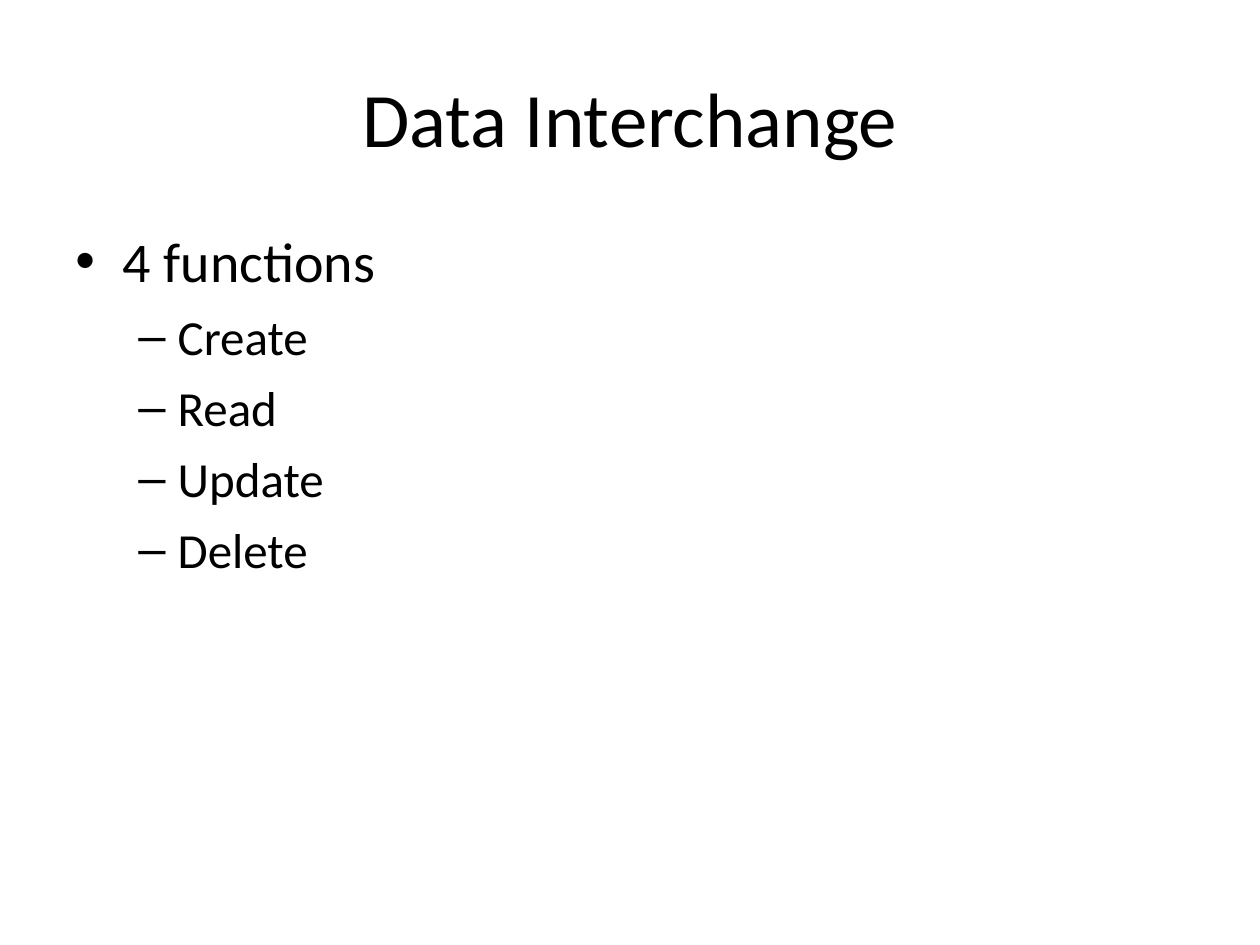
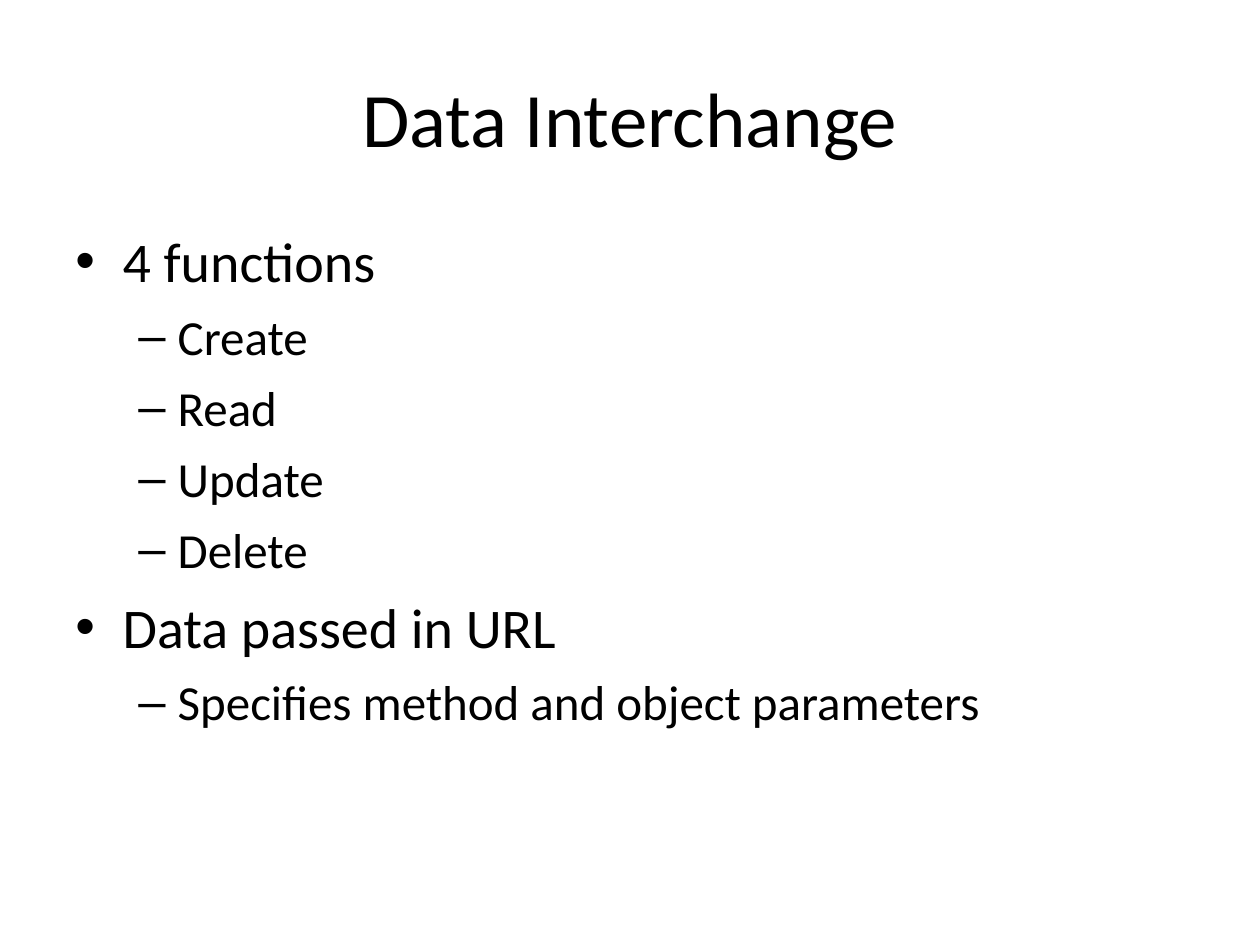
Before and after one commit to aajackson/Creepers, a slide deck: slide 7 of Documentation/MyFavs Presentation.ppt. Drawn at 1260x945 pixels with LibreOffice and Linux fonts; fonts in the diff are those of the drawing. Boxes give left, top, right and bottom in pixels: in the first picture for what was removed or moved away, otherwise in the second. Text is boxed around its words. In the diff, an @@ line names an element or a change of style, - is before the commit and + after.

```diff
--- a/Documentation/MyFavs Presentation.ppt
+++ b/Documentation/MyFavs Presentation.ppt
@@ text at box(123, 609, 979, 729): paragraphs added @@
+• Data passed in URL
+  – Specifies method and object parameters
```
Also in this commit, not shown: 1 slide added, 1 slide removed, 1 other file.
